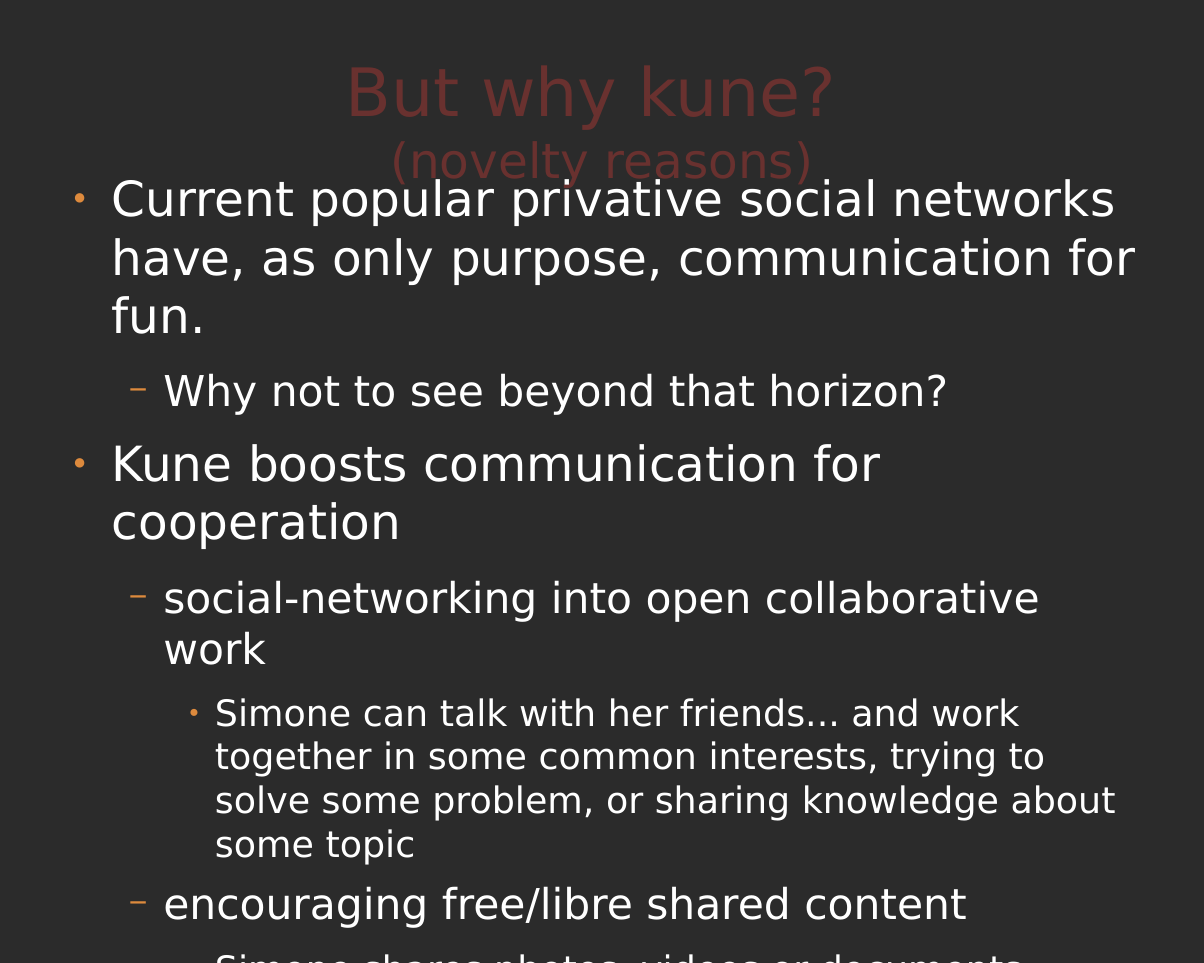
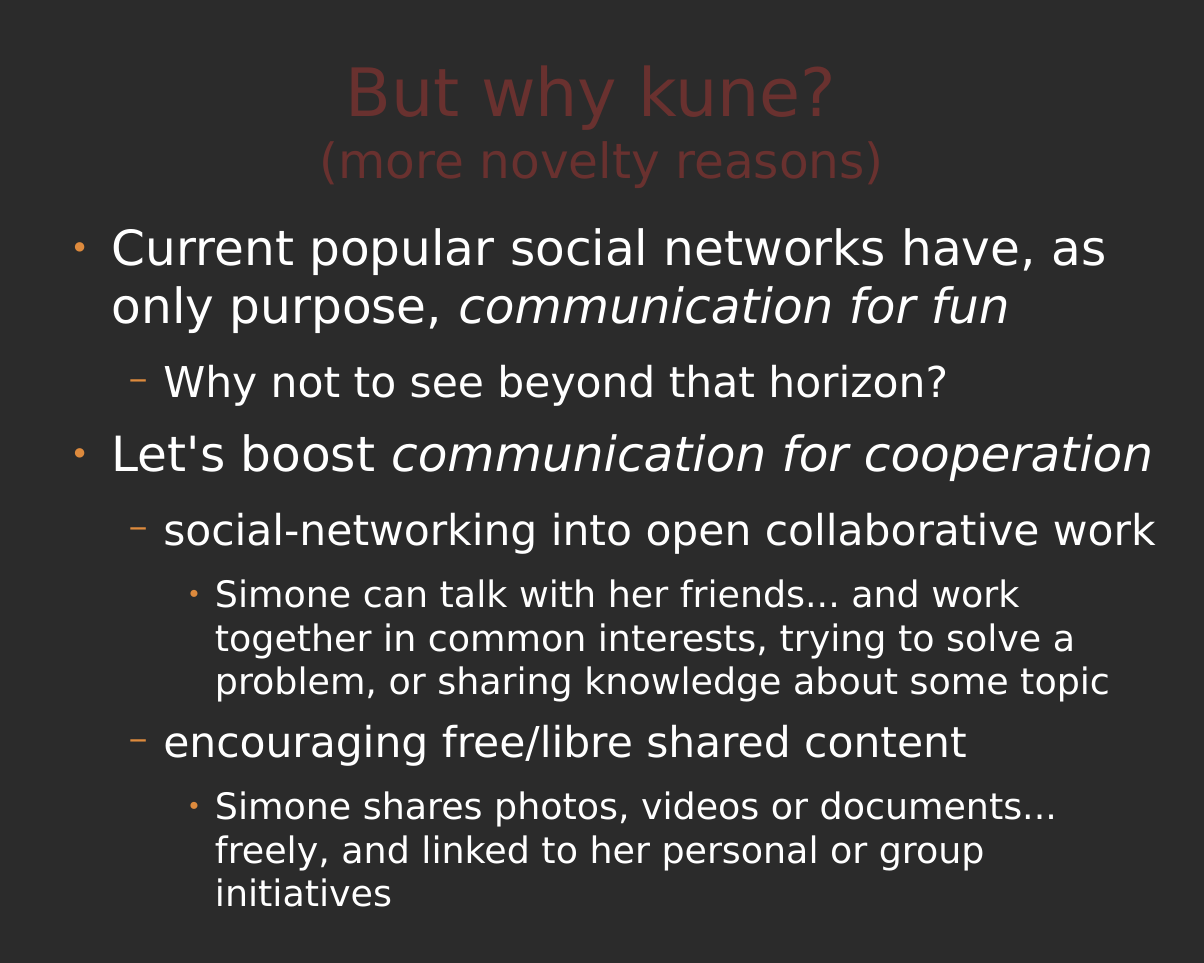
Before and after one commit to comunes/kune, a slide deck: slide 21 of doc/kune-ene-09.odp. Drawn at 1204x963 pixels with LibreOffice and Linux fonts; fonts in the diff are those of the drawing; background and template pictures are left out; a plain dark background stands for a picture behind light text. Boxes give left, top, right and bottom in pixels: in the first picture for what was removed or moved away, otherwise in the second. Text is boxed around its words. In the diff, an @@ line names an element or a change of style, - is before the commit and + after.

Commit message:
Kune presentation improved: formatting and minor changes

```diff
--- a/doc/kune-ene-09.odp
+++ b/doc/kune-ene-09.odp
@@ title at <box>390,141,813,188</box>: text changed @@
-But why kune?
-(novelty reasons)
+But why kune?
+(more novelty reasons)
@@ text "Current popular social networks have, ...": place and size @@
-text "Current popular social networks have, ..." at <box>112,177,1136,928</box>
+text "Current popular social networks have, ..." at <box>112,228,1156,907</box>
@@ text at <box>112,228,1106,333</box>: text changed @@
-● Current popular privative social networks have, as only purpose, communication for fun.
+● Current popular social networks have, as only purpose, communication for fun
@@ text at <box>112,434,1153,481</box>: text changed; italic on @@
-● Kune boosts communication for cooperation
+● Let's boost communication for cooperation
@@ text at <box>215,579,1110,702</box>: text changed @@
-    ● Simone can talk with her friends... and work together in some common interests, trying to solve some problem, or sharing knowledge about some topic
+    ● Simone can talk with her friends... and work together in common interests, trying to solve a problem, or sharing knowledge about some topic
```
Also in this commit, not shown: 6 other slides changed.
